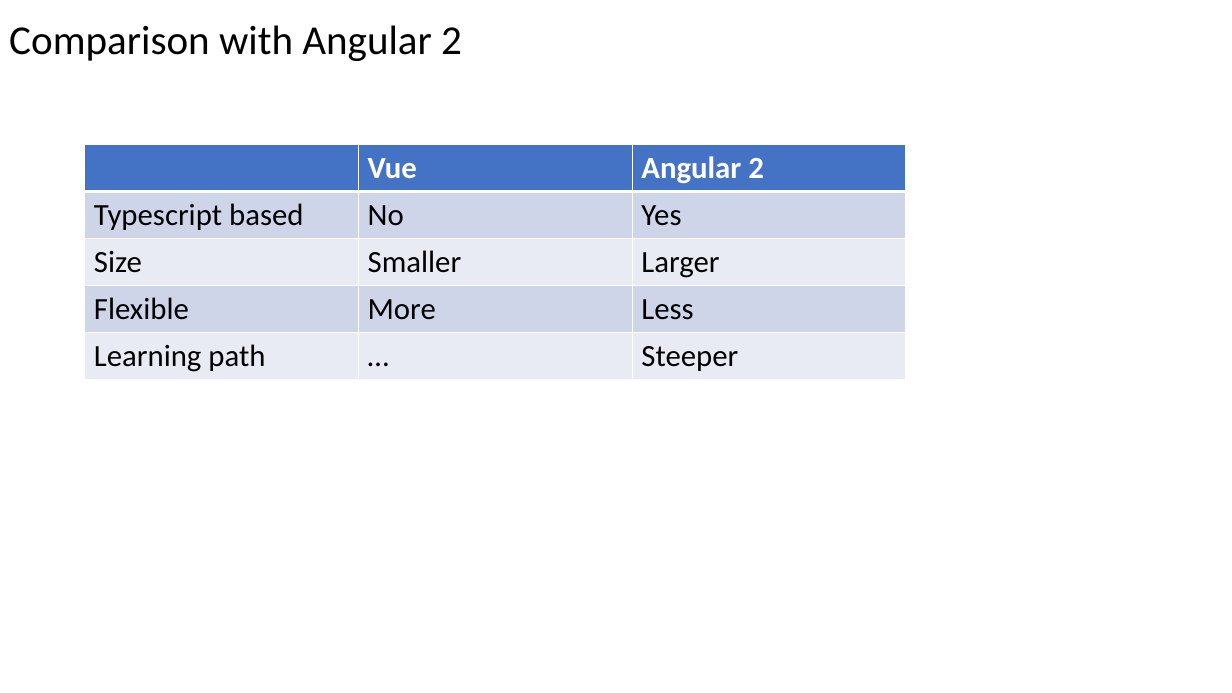
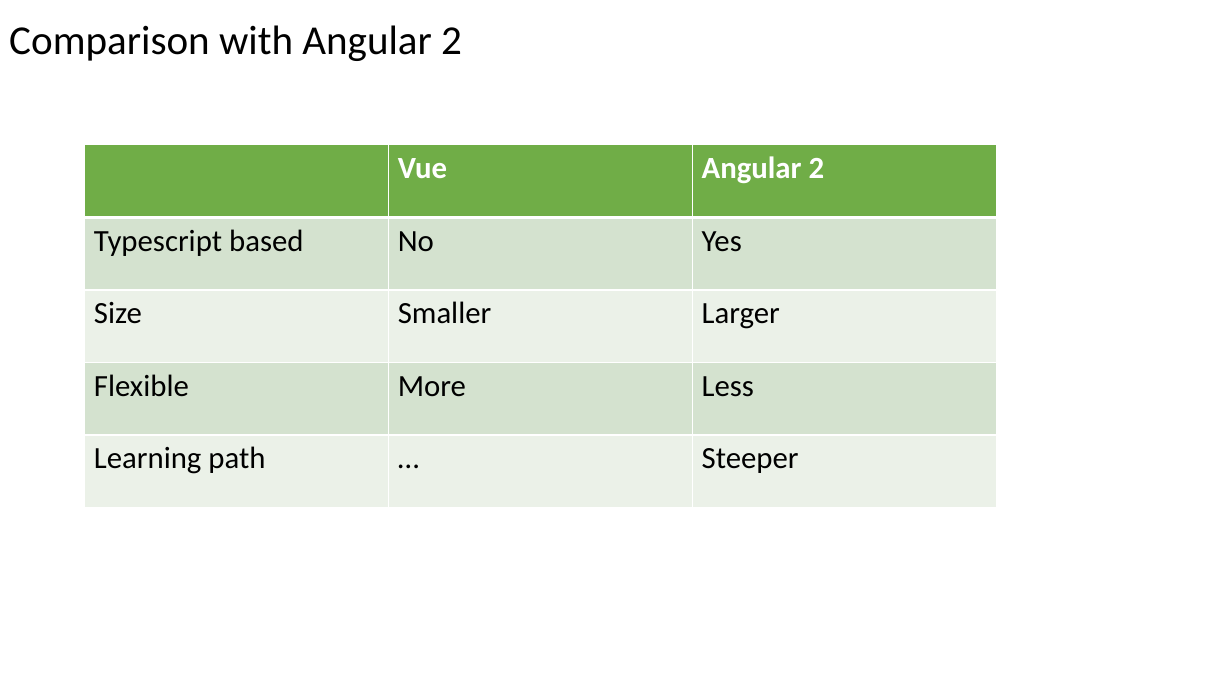
Before and after one commit to trancongduynguyen1997/sample-todo, a slide deck: slide 50 of VueJS Presentation.pptx (slide 49 before the commit). Drawn at 1232x693 pixels with LibreOffice and Linux fonts; fonts in the diff are those of the drawing. Boxes give left, top, right and bottom in pixels: in the first picture for what was removed or moved away, otherwise in the second. Text is boxed around its words. In the diff, an @@ line names an element or a change of style, - is before the commit and + after.

```diff
--- a/VueJS Presentation.pptx
+++ b/VueJS Presentation.pptx
@@ table at [85,145,997,508] @@
@@ fill #4472C4 to #70AD47 in row 1 @@
@@ fill #CFD5EA to #D5E3CF in 6 cells @@
@@ fill #E9EBF5 to #EBF1E9 in 6 cells @@
@@ table: place and size @@
-table at [85,145,906,376]
+table at [85,145,997,508]
```
Also in this commit, not shown: 23 other slides changed, 3 slides added, 2 slides removed, 1 other file.
